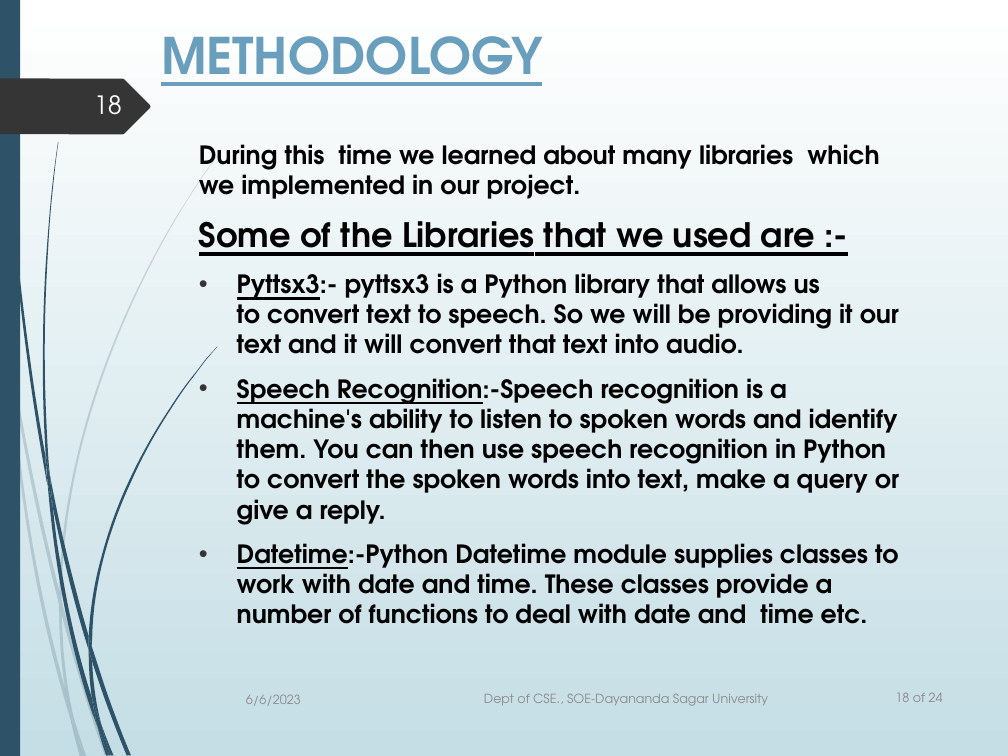
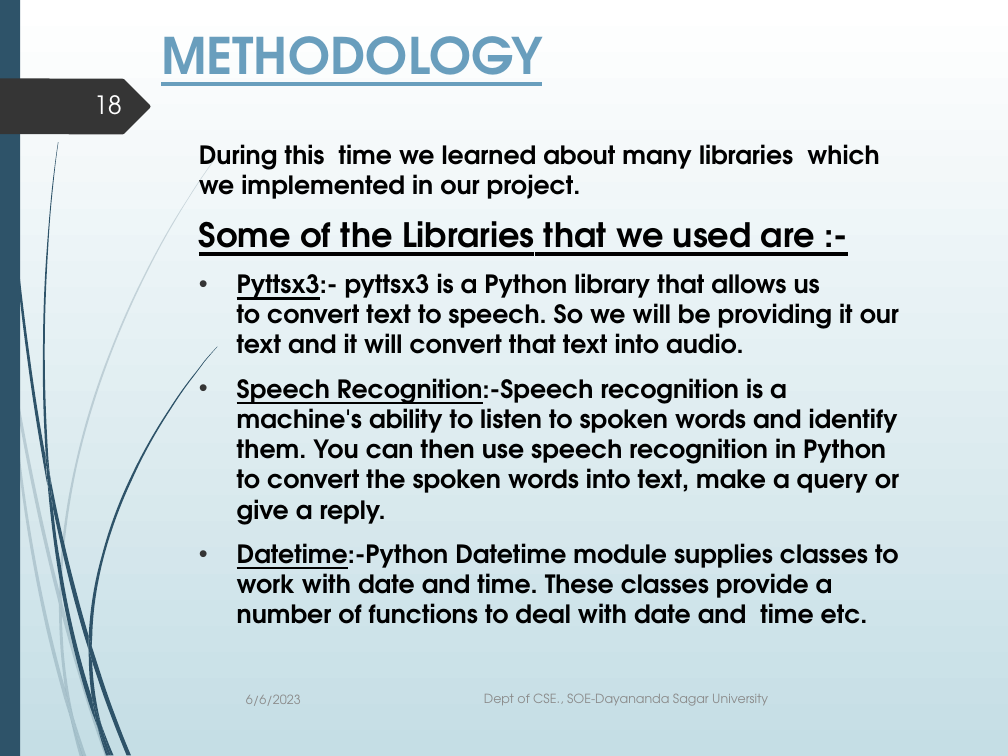
Before and after one commit to Hy-per-ion/andrew-voice-assistant, a slide deck: slide 18 of app/Personal_Robot_with_AI_enabled_Voice_Assistant.pptx. Drawn at 1008x756 pixels with LibreOffice and Linux fonts; fonts in the diff are those of the drawing. Boxes give left, top, right and bottom in pixels: in the first picture for what was removed or moved away, otherwise in the second. Text is boxed around its words. In the diff, an @@ line names an element or a change of style, - is before the commit and + after.

```diff
--- a/app/Personal_Robot_with_AI_enabled_Voice_Assistant.pptx
+++ b/app/Personal_Robot_with_AI_enabled_Voice_Assistant.pptx
@@ page number removed at box(895, 692, 943, 702) @@
-18 of 24
```
Also in this commit, not shown: 17 other slides changed, 15 slides added.
